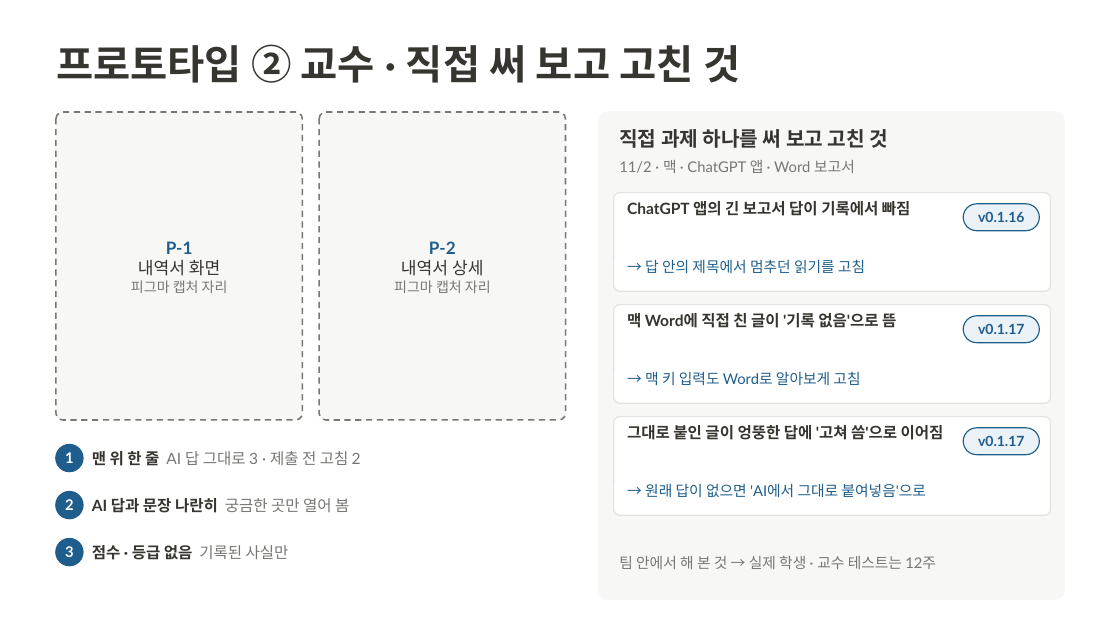
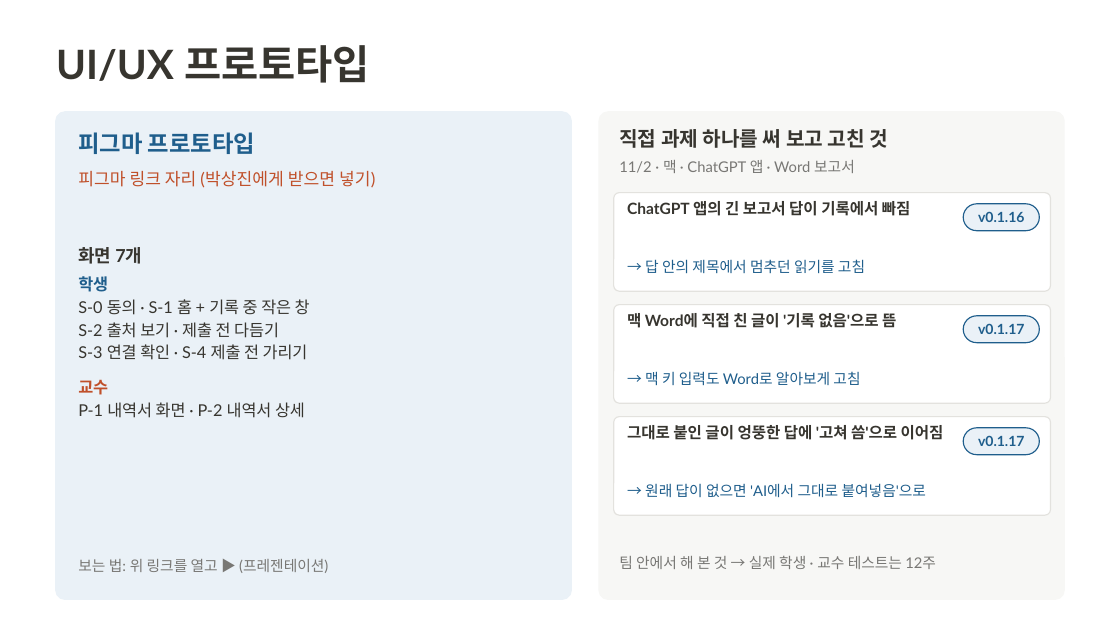
Before and after one commit to 20233014-KYH/trace, a slide deck: slide 9 of deck/중간발표_김용현.pptx. Drawn at 1120x630 pixels with LibreOffice and Linux fonts; fonts in the diff are those of the drawing. Boxes give left, top, right and bottom in pixels: in the first picture for what was removed or moved away, otherwise in the second. Text is boxed around its words. In the diff, an @@ line names an element or a change of style, - is before the commit and + after.

```diff
--- a/deck/중간발표_김용현.pptx
+++ b/deck/중간발표_김용현.pptx
@@ title at box(56, 45, 370, 83): text changed @@
-프로토타입 ② 교수 · 직접 써 보고 고친 것
+UI/UX 프로토타입
@@ rounded rectangle removed at box(56, 112, 302, 420) @@
@@ rounded rectangle added at box(56, 112, 571, 599), fill #EAF1F7, outline #EAF1F7 1 pt @@
@@ rounded rectangle removed at box(319, 112, 566, 420) @@
@@ text added at box(78, 132, 255, 154), 15 pt, text #1F5E8C, bold @@
+피그마 프로토타입
@@ text added at box(78, 171, 375, 188), 11 pt, text #C0502A @@
+피그마 링크 자리 (박상진에게 받으면 넣기)
@@ text added at box(78, 247, 142, 264), 11.5 pt, text #37352F, bold @@
+화면 7개
@@ text removed at box(131, 241, 228, 293) @@
-P-1
-내역서 화면
-피그마 캡처 자리
@@ text removed at box(394, 241, 491, 293) @@
-P-2
-내역서 상세
-피그마 캡처 자리
@@ text added at box(78, 276, 310, 418), 10.5 pt, text #37352F @@
+학생
+S-0 동의 · S-1 홈 + 기록 중 작은 창
+S-2 출처 보기 · 제출 전 다듬기
+S-3 연결 확인 · S-4 제출 전 가리기
+교수
+P-1 내역서 화면 · P-2 내역서 상세
@@ ellipse removed at box(56, 445, 83, 472) @@
@@ text removed at box(92, 448, 361, 469) @@
-맨 위 한 줄 AI 답 그대로 3 · 제출 전 고침 2
@@ text removed at box(65, 452, 74, 463) @@
-1
@@ ellipse removed at box(56, 492, 83, 519) @@
@@ text removed at box(65, 499, 74, 510) @@
-2
@@ text removed at box(92, 498, 349, 513) @@
-AI 답과 문장 나란히 궁금한 곳만 열어 봄
@@ ellipse removed at box(56, 539, 83, 566) @@
@@ text removed at box(65, 546, 74, 557) @@
-3
@@ text added at box(78, 559, 328, 573), 9.5 pt, text #787774 @@
+보는 법: 위 링크를 열고 ▶ (프레젠테이션)
@@ text removed at box(92, 545, 289, 560) @@
-점수 · 등급 없음 기록된 사실만
```
Also in this commit, not shown: 4 other slides changed, 1 slide added, 1 slide removed, 1 other file.
